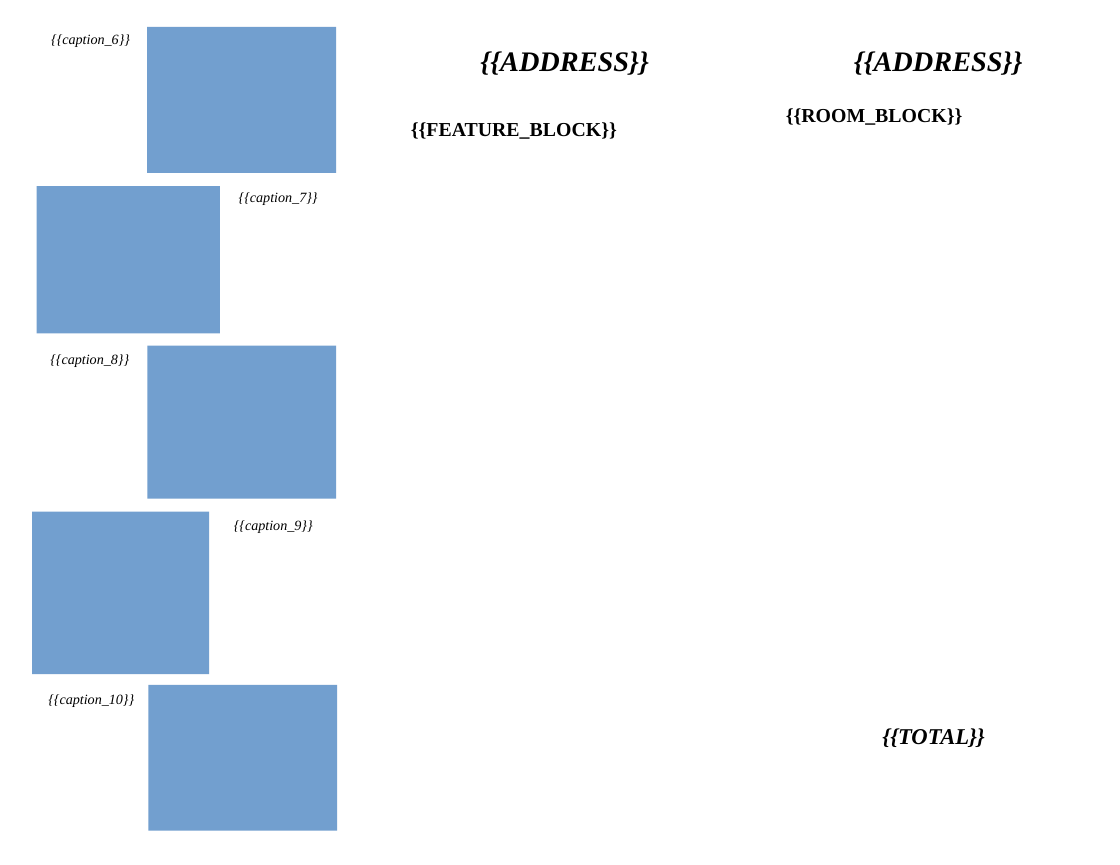
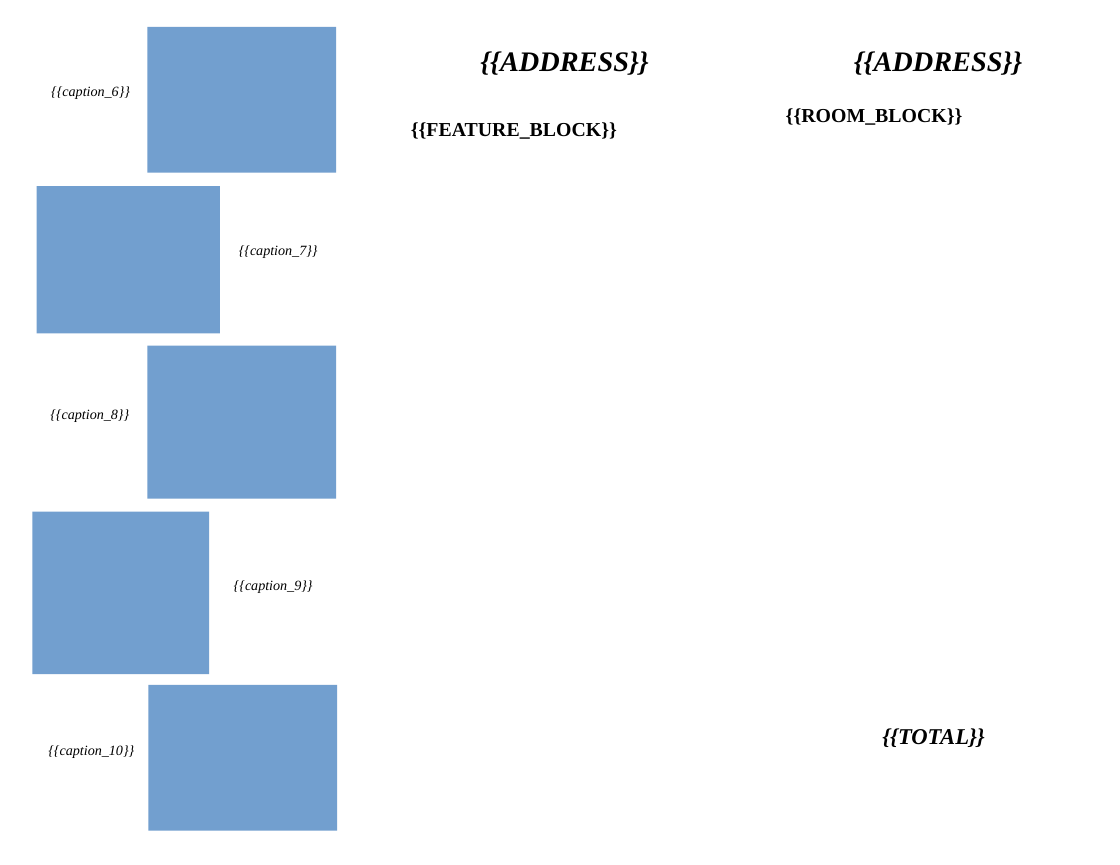
Before and after one commit to Shup04/Brochure-Agent, a slide deck: slide 2 of Brochure_Template.pptx. Drawn at 1120x865 pixels with LibreOffice and Linux fonts; fonts in the diff are those of the drawing; background and template pictures are left out. Boxes give left, top, right and bottom in pixels: in the first picture for what was removed or moved away, otherwise in the second. Text is boxed around its words. In the diff, an @@ line names an element or a change of style, - is before the commit and + after.

```diff
--- a/Brochure_Template.pptx
+++ b/Brochure_Template.pptx
@@ text "{{caption_6}}" moved from (x1=51, y1=34, x2=130, y2=47) to (x1=51, y1=86, x2=130, y2=99) @@
@@ text "{{caption_7}}" moved from (x1=239, y1=192, x2=318, y2=205) to (x1=239, y1=245, x2=318, y2=258) @@
@@ text "{{caption_8}}" moved from (x1=50, y1=354, x2=129, y2=367) to (x1=50, y1=409, x2=129, y2=422) @@
@@ vertical alignment top to middle in 5 elements at (x1=48, y1=745, x2=134, y2=758), (x1=239, y1=245, x2=318, y2=258), (x1=50, y1=409, x2=129, y2=422), (x1=51, y1=86, x2=130, y2=99), (x1=234, y1=580, x2=313, y2=593) @@
@@ text "{{caption_9}}" moved from (x1=234, y1=520, x2=313, y2=533) to (x1=234, y1=580, x2=313, y2=593) @@
@@ text "{{caption_10}}" moved from (x1=48, y1=694, x2=134, y2=707) to (x1=48, y1=745, x2=134, y2=758) @@
```
Also in this commit, not shown: 1 other slide changed, 6 other files.
